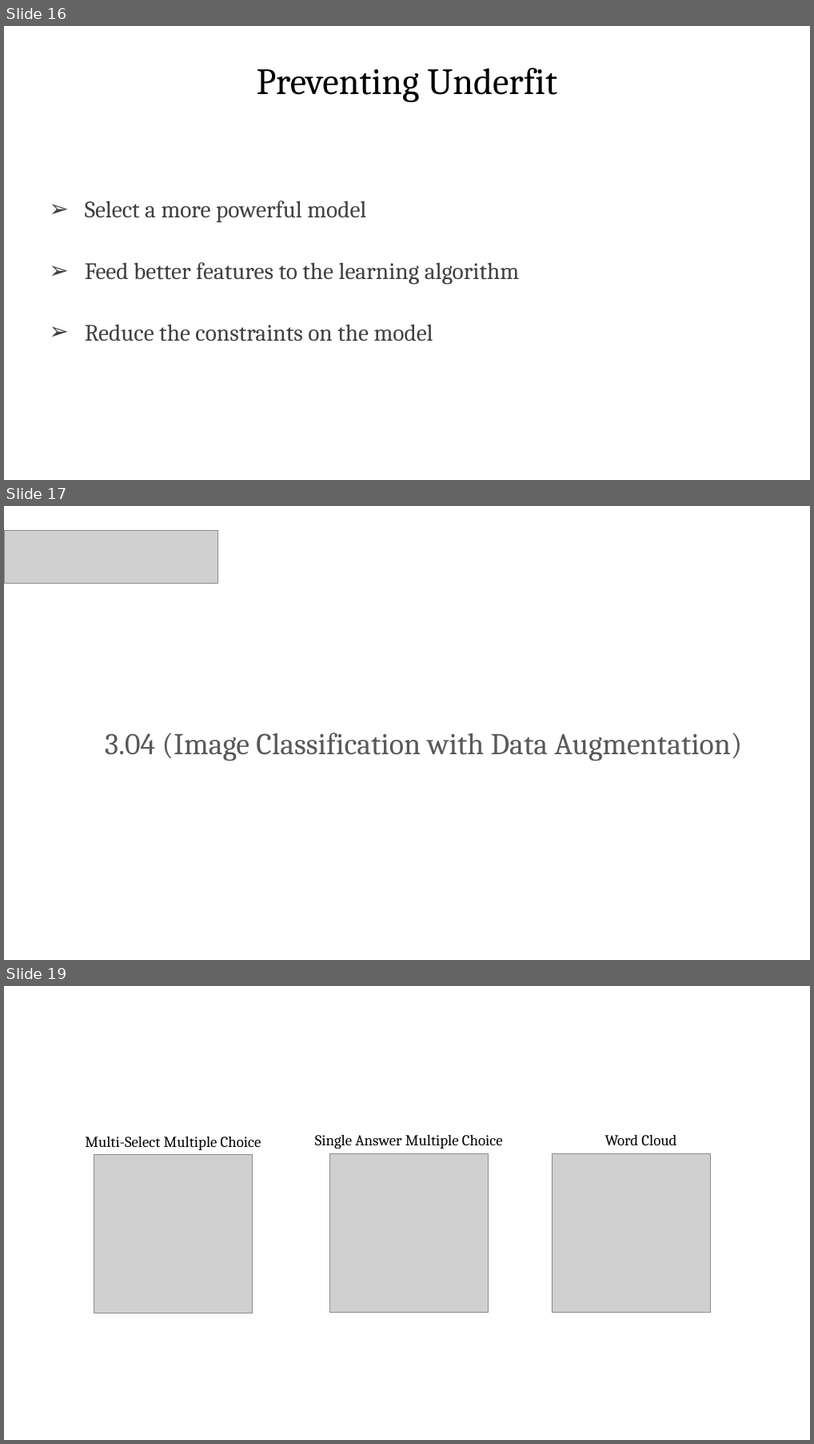
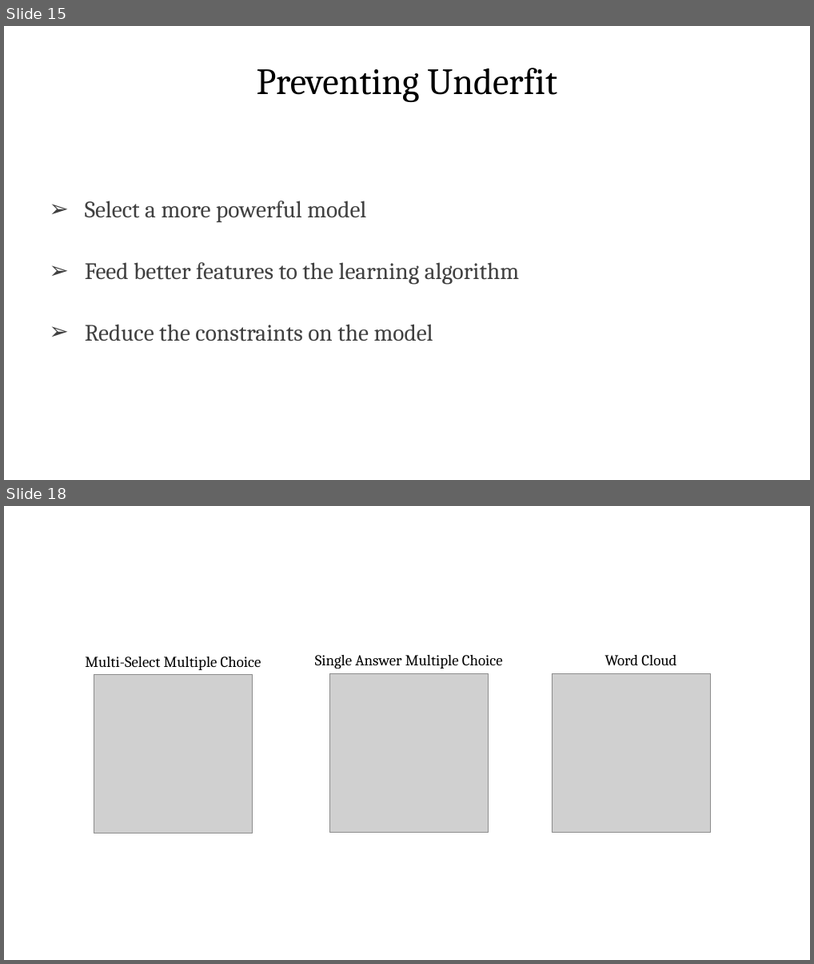
Before and after one commit to PracticumAI/cnn, a slide deck: presentations/03_data_augmentation.pptx. Shown one above the other, each under a label of ours: slides 16, 17 and 19 before the commit, slides 15 and 18 after it; the slides between them are not shown. The pictures are 814x1444 and 814x964 pixels, drawn with LibreOffice and Linux fonts; fonts in the diff are those of the drawing; grey boxes stand for pictures. Boxes give left, top, right and bottom in pixels: in the first picture for what was removed or moved away, otherwise in the second. Text is boxed around its words. In the diff, an @@ line names an element or a change of style, - is before the commit and + after.

```diff
--- a/presentations/03_data_augmentation.pptx
+++ b/presentations/03_data_augmentation.pptx
@@ slide 17 removed at (4,506,810,960), background #FFFFFF @@
@@ picture removed at (4,530,218,584) @@
@@ title removed at (105,732,742,761) @@
-3.04 (Image Classification with Data Augmentation)
@@ what was slide 16 is now slide 15 @@
@@ what was slide 19 is now slide 18 @@
```
Also in this commit, not shown: 1 slide changed, 1 slide added, 1 other slide removed, 2 other files.
